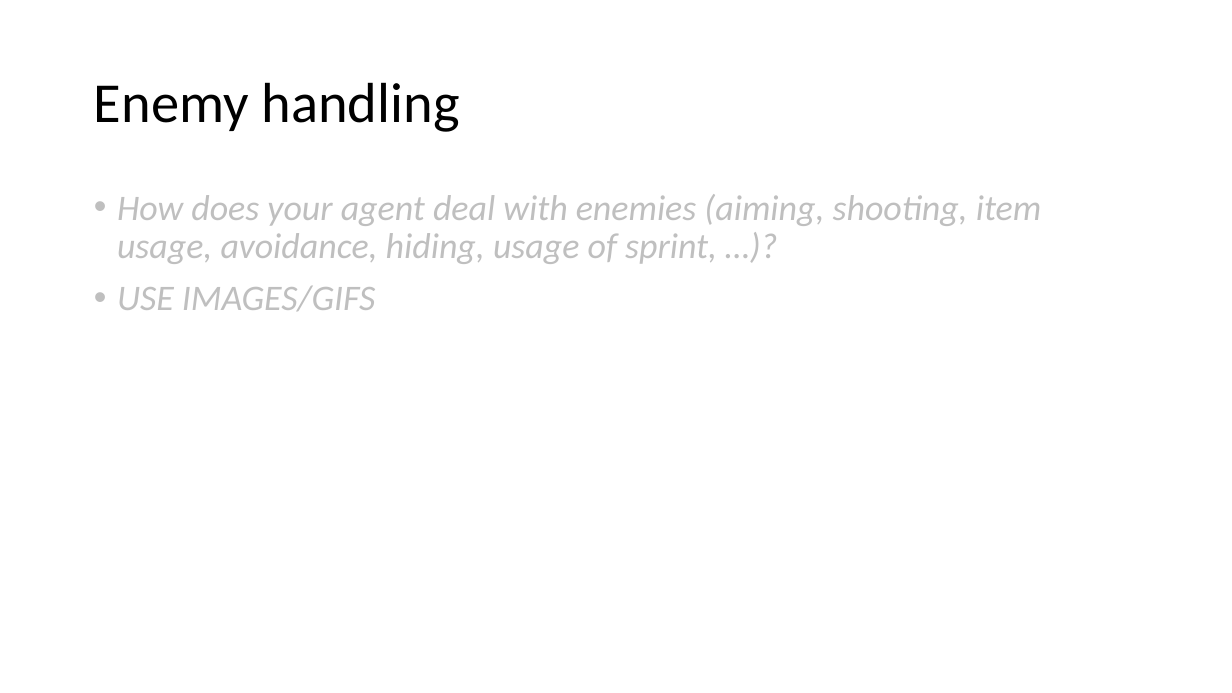
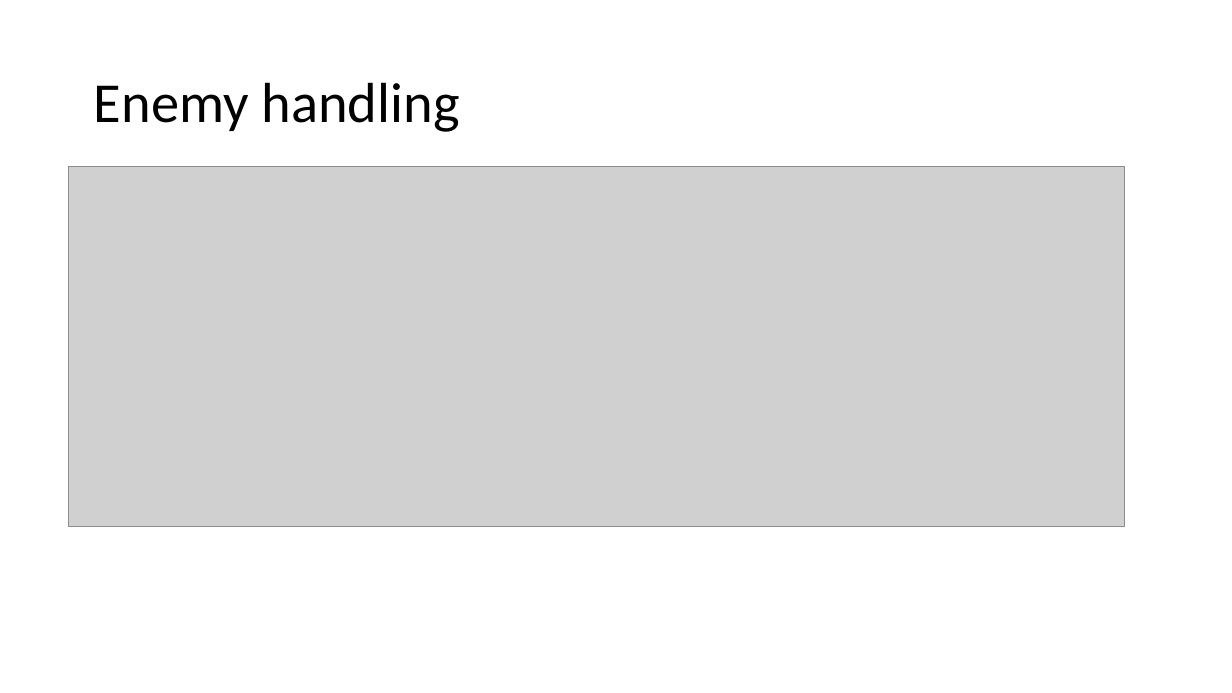
Before and after one commit to WiemeJarne/DAE, a slide deck: slide 3 of sem_3/Gameplay_Prog/GPP_Exam/GPP_ZombieAI_LastNameFirstName_2DAEXX.pptx. Drawn at 1232x693 pixels with LibreOffice and Linux fonts; fonts in the diff are those of the drawing; grey boxes stand for pictures. Boxes give left, top, right and bottom in pixels: in the first picture for what was removed or moved away, otherwise in the second. Text is boxed around its words. In the diff, an @@ line names an element or a change of style, - is before the commit and + after.

```diff
--- a/sem_3/Gameplay_Prog/GPP_Exam/GPP_ZombieAI_LastNameFirstName_2DAEXX.pptx
+++ b/sem_3/Gameplay_Prog/GPP_Exam/GPP_ZombieAI_LastNameFirstName_2DAEXX.pptx
@@ picture added at (x1=68, y1=166, x2=1125, y2=527) @@
@@ text removed at (x1=117, y1=194, x2=1041, y2=311) @@
-• How does your agent deal with enemies (aiming, shooting, item usage, avoidance, hiding, usage of sprint, …)?
-• USE IMAGES/GIFS
```
Also in this commit, not shown: 2 other slides changed, 3 other files.
